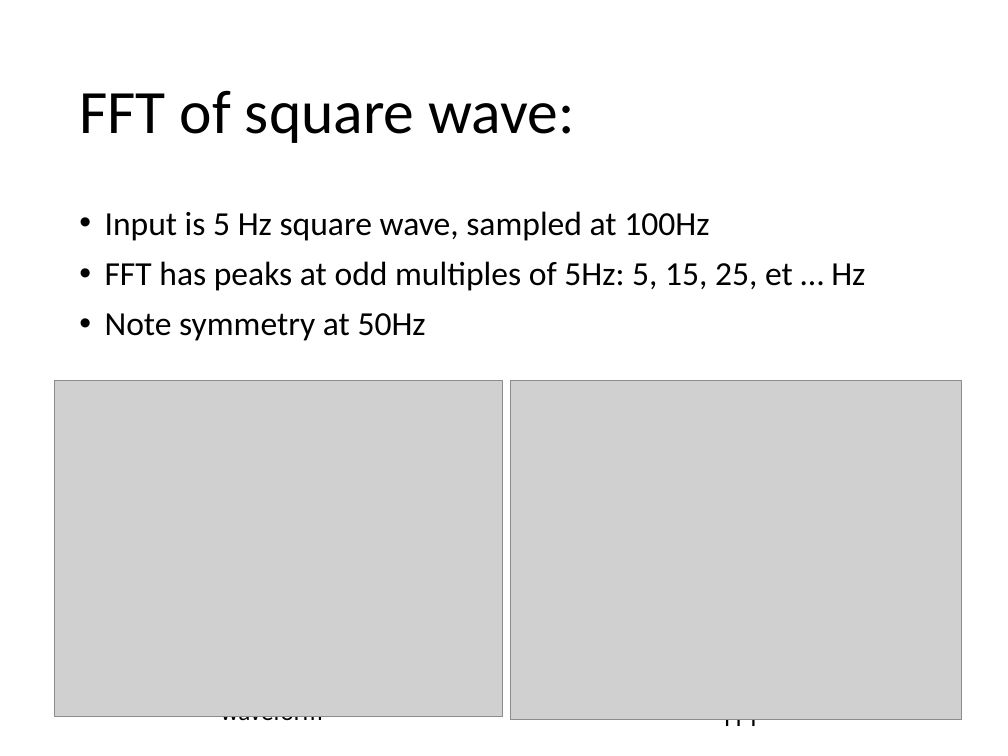
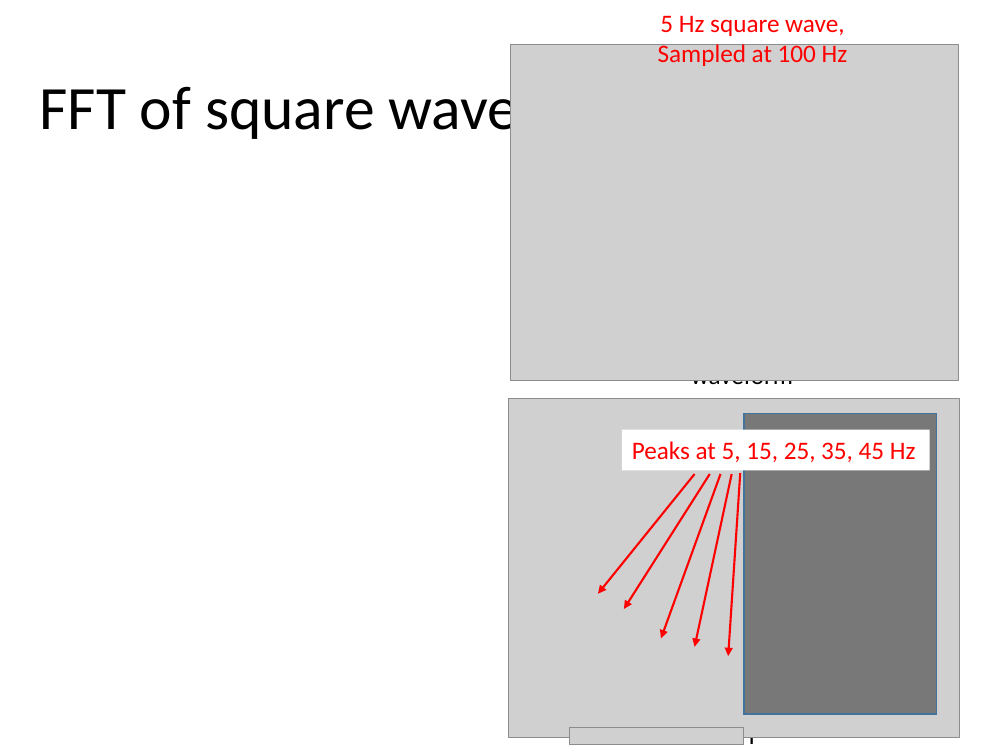
Before and after one commit to tomjhou/MathClassPythonCode, a slide deck: slide 21 of Class2/Lecture2 - Filtering.pptx (slide 19 before the commit). Drawn at 1008x756 pixels with LibreOffice and Linux fonts; fonts in the diff are those of the drawing; grey boxes stand for pictures. Boxes give left, top, right and bottom in pixels: in the first picture for what was removed or moved away, otherwise in the second. Text is boxed around its words. In the diff, an @@ line names an element or a change of style, - is before the commit and + after.

```diff
--- a/Class2/Lecture2 - Filtering.pptx
+++ b/Class2/Lecture2 - Filtering.pptx
@@ text added at (658, 15, 848, 66), 18 pt, text #FF0000 @@
+5 Hz square wave,
+Sampled at 100 Hz
@@ title "FFT of square wave:" rewrapped from (79, 90, 574, 143) to (39, 78, 535, 144) @@
@@ picture: place and size @@
-picture at (54, 381, 502, 717)
+picture at (510, 44, 958, 380)
@@ text removed at (105, 211, 865, 341) @@
-• Input is 5 Hz square wave, sampled at 100Hz
-• FFT has peaks at odd multiples of 5Hz: 5, 15, 25, et … Hz
-• Note symmetry at 50Hz
@@ text "waveform": place and size @@
-text "waveform" at (221, 716, 323, 726)
+text "waveform" at (691, 380, 793, 391)
@@ picture: place and size @@
-picture at (510, 381, 962, 720)
+picture at (508, 398, 960, 737)
@@ rectangle added at (744, 413, 936, 714), fill #000000 at 42% opacity, outline #43739E 1 pt @@
@@ rectangle added at (622, 429, 929, 470), fill #FFFFFF, 18 pt, text #FF0000 @@
+Peaks at 5, 15, 25, 35, 45 Hz
@@ arrow added from (695, 474) to (598, 594), #FF0000 1.5 pt @@
@@ arrow added from (710, 474) to (624, 609), #FF0000 1.5 pt @@
@@ arrow added from (721, 474) to (661, 638), #FF0000 1.5 pt @@
@@ arrow added from (732, 474) to (695, 647), #FF0000 1.5 pt @@
@@ arrow added from (740, 473) to (728, 656), #FF0000 1.5 pt @@
@@ text "FFT" rewrapped from (724, 719, 759, 733) to (723, 727, 758, 750) @@
@@ picture added at (570, 728, 744, 745) @@
```
Also in this commit, not shown: 21 other slides changed, 9 slides added, 4 slides removed.
